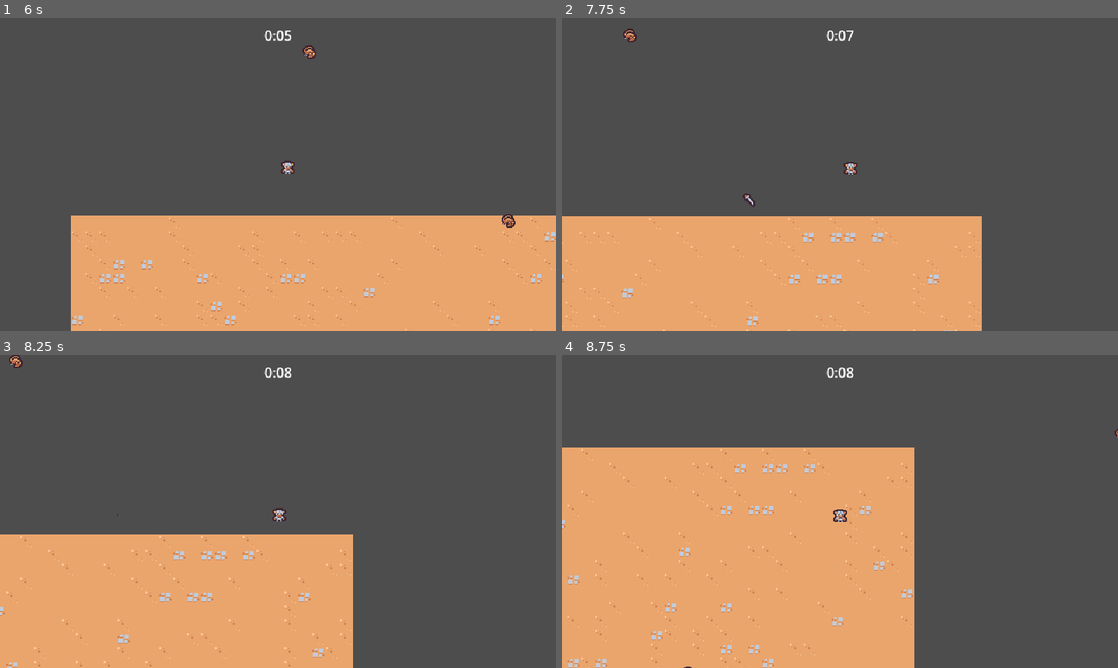
Above: before the commit, frames 1-4 (two rows, left to right).
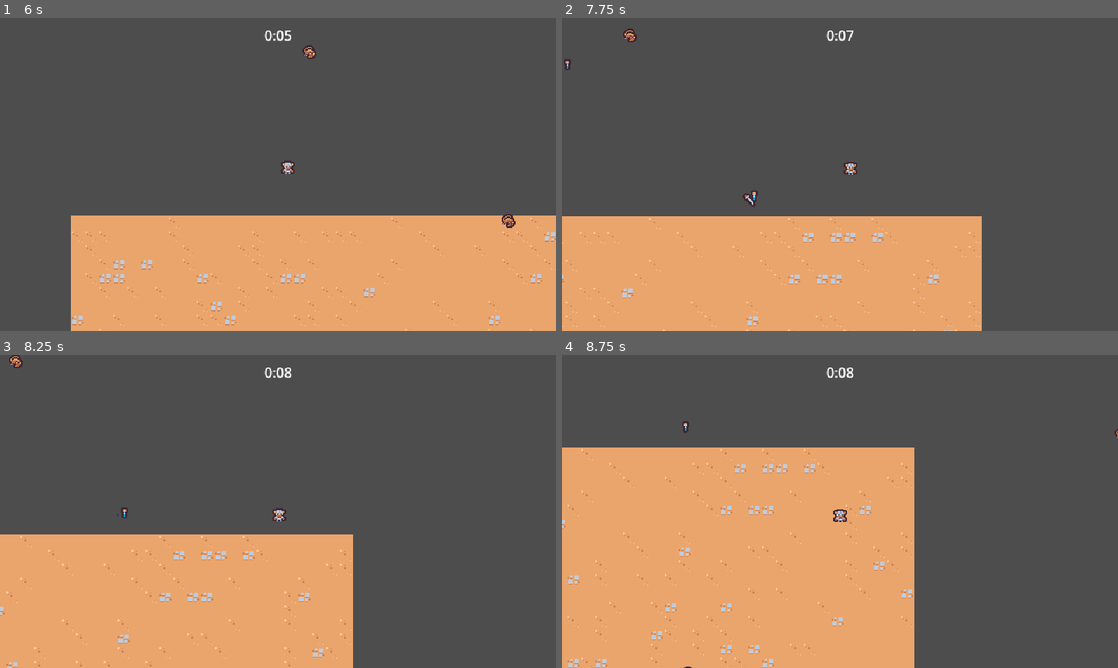
Above: after the commit, the same moments.

Repository: scarlyle0/2d_godot
Game: Godot game, scene res://scenes/main/main.tscn
Same seed, same stepped clock (60 frames per second), same inputs: the game is played once before the commit and once after it.
Inputs:
- Up to frame 1 (6 s): hold W (move_up) 0.53-2.03 s; hold A (move_left) 2.03-3.53 s; hold S (move_down) 3.53-4.28 s; hold Right (move_right) 4.28-5.03 s; hold W (move_up) 5.03-5.78 s; hold Right (move_right) from 5.78 s (still down)
- Up to frame 2 (7.75 s): keep holding Right (move_right)
- Up to frame 3 (8.25 s): release Right (move_right) at 8.03 s; hold S (move_down) from 8.03 s (still down)
- Up to frame 4 (8.75 s): keep holding S (move_down)

Frame 1 is identical in both runs. In frame 2, less than 0.1% of the frame differs, in the area x 0-36%, y 13-59%; in frame 3, less than 0.1%; in frame 4, less than 0.1%.

Commit message:
adding multiple components

Diff:
--- a/game/project.godot
+++ b/game/project.godot
@@ -14,6 +14,10 @@
 run/main_scene="res://scenes/main/main.tscn"
 config/features=PackedStringArray("4.1", "Forward Plus")
 config/icon="res://icon.svg"
+
+[autoload]
+
+GameEvents="*res://scenes/autoload/game_events.tscn"
 
 [display]
 
@@ -56,6 +60,7 @@
 2d_physics/layer_2="Player"
 2d_physics/layer_3="Enemy"
 2d_physics/layer_4="Enemy Collision"
+2d_physics/layer_5="Player Pickup"
 
 [rendering]
 
--- /dev/null
+++ b/game/scenes/autoload/game_events.gd
@@ -0,0 +1,6 @@
+extends Node
+
+signal experience_vial_collected(number: float)
+
+func emit_experience_vial_collected(number: float):
+	experience_vial_collected.emit(number)
--- /dev/null
+++ b/game/scenes/autoload/game_events.tscn
@@ -0,0 +1,6 @@
+[gd_scene load_steps=2 format=3 uid="uid://ca28p1gtd6dtw"]
+
+[ext_resource type="Script" path="res://scenes/autoload/game_events.gd" id="1_gvbxn"]
+
+[node name="GameEvents" type="Node"]
+script = ExtResource("1_gvbxn")
--- a/game/scenes/basic_enemy/basic_enemy.tscn
+++ /dev/null
@@ -1,32 +0,0 @@
-[gd_scene load_steps=5 format=3 uid="uid://by746q1vewypk"]
-
-[ext_resource type="Texture2D" uid="uid://cjhb1wxq0t7wo" path="res://scenes/basic_enemy/basic_enemy.png" id="1_5164l"]
-[ext_resource type="Script" path="res://scenes/basic_enemy/basic_enemy.gd" id="1_vhxi5"]
-
-[sub_resource type="CircleShape2D" id="CircleShape2D_8tjov"]
-radius = 12.0
-
-[sub_resource type="CircleShape2D" id="CircleShape2D_m6gvk"]
-radius = 5.0
-
-[node name="BasicEnemy" type="CharacterBody2D" groups=["enemy"]]
-collision_layer = 8
-collision_mask = 9
-motion_mode = 1
-script = ExtResource("1_vhxi5")
-
-[node name="Area2D" type="Area2D" parent="."]
-collision_layer = 0
-collision_mask = 4
-
-[node name="CollisionShape2D" type="CollisionShape2D" parent="Area2D"]
-position = Vector2(0, -5)
-shape = SubResource("CircleShape2D_8tjov")
-
-[node name="Sprite2D" type="Sprite2D" parent="."]
-texture = ExtResource("1_5164l")
-offset = Vector2(0, -4)
-
-[node name="CollisionShape2D" type="CollisionShape2D" parent="."]
-position = Vector2(0, -5)
-shape = SubResource("CircleShape2D_m6gvk")
--- /dev/null
+++ b/game/scenes/component/health_component.gd
@@ -0,0 +1,22 @@
+extends Node
+class_name HealthComponent
+
+signal died
+
+@export var max_health: float = 10
+var current_health
+
+
+func _ready():
+	current_health = max_health
+
+
+func damage(damage_amount: float):
+	current_health = max(current_health - damage_amount, 0)
+	Callable(check_death).call_deferred()
+
+func check_death():
+	if current_health == 0:
+		died.emit()
+		# Root of scene is owner
+		owner.queue_free()
--- /dev/null
+++ b/game/scenes/component/health_component.tscn
@@ -0,0 +1,6 @@
+[gd_scene load_steps=2 format=3 uid="uid://nnoqfdtqy5b"]
+
+[ext_resource type="Script" path="res://scenes/component/health_component.gd" id="1_7i07g"]
+
+[node name="HealthComponent" type="Node"]
+script = ExtResource("1_7i07g")
--- /dev/null
+++ b/game/scenes/component/vial_drop_component.gd
@@ -0,0 +1,25 @@
+extends Node
+
+@export_range (0, 1) var drop_percent: float = .5
+@export var health_component: Node
+@export var vial_scene: PackedScene
+
+
+func _ready():
+	(health_component as HealthComponent).died.connect(on_died)
+
+
+func on_died():
+	if randf() > drop_percent:
+		return
+
+	if vial_scene == null:
+		return
+
+	if not owner is Node2D:
+		return
+
+	var spawn_position = (owner as Node2D).global_position
+	var vial_instance = vial_scene.instantiate() as Node2D
+	owner.get_parent().add_child(vial_instance)
+	vial_instance.global_position = spawn_position
--- /dev/null
+++ b/game/scenes/component/vial_drop_component.tscn
@@ -0,0 +1,8 @@
+[gd_scene load_steps=3 format=3 uid="uid://bhuc7ay7ui75h"]
+
+[ext_resource type="Script" path="res://scenes/component/vial_drop_component.gd" id="1_c8bx0"]
+[ext_resource type="PackedScene" uid="uid://3o5r6yme2lm0" path="res://scenes/game_object/experience_vial/experience_vial.tscn" id="2_kv4af"]
+
+[node name="VialDropComponent" type="Node"]
+script = ExtResource("1_c8bx0")
+vial_scene = ExtResource("2_kv4af")
--- a/game/scenes/basic_enemy/basic_enemy.gd
+++ b/game/scenes/game_object/basic_enemy/basic_enemy.gd
@@ -2,6 +2,7 @@
 
 const MAX_SPEED = 40
 
+@onready var health_component: HealthComponent = $HealthComponent
 # Called when the node enters the scene tree for the first time.
 func _ready():
 	$Area2D.area_entered.connect(on_area_entered)
@@ -20,4 +21,4 @@
 	return Vector2.ZERO
 
 func on_area_entered(other_area: Area2D):
-	queue_free()
+	health_component.damage(100)
--- /dev/null
+++ b/game/scenes/game_object/basic_enemy/basic_enemy.tscn
@@ -0,0 +1,40 @@
+[gd_scene load_steps=7 format=3 uid="uid://by746q1vewypk"]
+
+[ext_resource type="Texture2D" uid="uid://cjhb1wxq0t7wo" path="res://scenes/game_object/basic_enemy/basic_enemy.png" id="1_5164l"]
+[ext_resource type="Script" path="res://scenes/game_object/basic_enemy/basic_enemy.gd" id="1_vhxi5"]
+[ext_resource type="PackedScene" uid="uid://nnoqfdtqy5b" path="res://scenes/component/health_component.tscn" id="2_qib5a"]
+[ext_resource type="PackedScene" uid="uid://bhuc7ay7ui75h" path="res://scenes/component/vial_drop_component.tscn" id="3_fd0am"]
+
+[sub_resource type="CircleShape2D" id="CircleShape2D_8tjov"]
+radius = 12.0
+
+[sub_resource type="CircleShape2D" id="CircleShape2D_m6gvk"]
+radius = 5.0
+
+[node name="BasicEnemy" type="CharacterBody2D" groups=["enemy"]]
+collision_layer = 8
+collision_mask = 9
+motion_mode = 1
+script = ExtResource("1_vhxi5")
+
+[node name="HealthComponent" parent="." instance=ExtResource("2_qib5a")]
+max_health = 10.0
+
+[node name="VialDropComponent" parent="." node_paths=PackedStringArray("health_component") instance=ExtResource("3_fd0am")]
+health_component = NodePath("../HealthComponent")
+
+[node name="Area2D" type="Area2D" parent="."]
+collision_layer = 0
+collision_mask = 4
+
+[node name="CollisionShape2D" type="CollisionShape2D" parent="Area2D"]
+position = Vector2(0, -5)
+shape = SubResource("CircleShape2D_8tjov")
+
+[node name="Sprite2D" type="Sprite2D" parent="."]
+texture = ExtResource("1_5164l")
+offset = Vector2(0, -4)
+
+[node name="CollisionShape2D" type="CollisionShape2D" parent="."]
+position = Vector2(0, -5)
+shape = SubResource("CircleShape2D_m6gvk")
--- /dev/null
+++ b/game/scenes/game_object/experience_vial/experience_vial.gd
@@ -0,0 +1,11 @@
+extends Node2D
+
+
+# Called when the node enters the scene tree for the first time.
+func _ready():
+	$Area2D.area_entered.connect(on_area_entered)
+
+
+func on_area_entered(other_area: Area2D):
+	GameEvents.emit_experience_vial_collected(1)
+	queue_free()
--- /dev/null
+++ b/game/scenes/game_object/experience_vial/experience_vial.tscn
@@ -0,0 +1,20 @@
+[gd_scene load_steps=4 format=3 uid="uid://3o5r6yme2lm0"]
+
+[ext_resource type="Script" path="res://scenes/game_object/experience_vial/experience_vial.gd" id="1_bi122"]
+[ext_resource type="Texture2D" uid="uid://2kptbh86wadl" path="res://scenes/game_object/experience_vial/experience_vial.png" id="1_egokf"]
+
+[sub_resource type="CircleShape2D" id="CircleShape2D_ntpiq"]
+radius = 16.0
+
+[node name="ExperienceVial" type="Node2D"]
+script = ExtResource("1_bi122")
+
+[node name="Area2D" type="Area2D" parent="."]
+collision_layer = 0
+collision_mask = 16
+
+[node name="CollisionShape2D" type="CollisionShape2D" parent="Area2D"]
+shape = SubResource("CircleShape2D_ntpiq")
+
+[node name="Sprite2D" type="Sprite2D" parent="."]
+texture = ExtResource("1_egokf")
--- a/game/scenes/game_camera/game_camera.tscn
+++ b/game/scenes/game_object/game_camera/game_camera.tscn
@@ -1,6 +1,6 @@
 [gd_scene load_steps=2 format=3 uid="uid://da201tlawl3qp"]
 
-[ext_resource type="Script" path="res://scenes/game_camera/game_camera.gd" id="1_wvufv"]
+[ext_resource type="Script" path="res://scenes/game_object/game_camera/game_camera.gd" id="1_wvufv"]
 
 [node name="GameCamera" type="Camera2D"]
 script = ExtResource("1_wvufv")
--- a/game/scenes/player/player.tscn
+++ b/game/scenes/game_object/player/player.tscn
@@ -1,8 +1,11 @@
-[gd_scene load_steps=5 format=3 uid="uid://cw5b4yw0bvojx"]
+[gd_scene load_steps=6 format=3 uid="uid://cw5b4yw0bvojx"]
 
-[ext_resource type="Script" path="res://scenes/player/player.gd" id="1_ra31t"]
-[ext_resource type="Texture2D" uid="uid://c4tiewxubh5en" path="res://scenes/player/player.png" id="1_ty772"]
+[ext_resource type="Script" path="res://scenes/game_object/player/player.gd" id="1_ra31t"]
+[ext_resource type="Texture2D" uid="uid://c4tiewxubh5en" path="res://scenes/game_object/player/player.png" id="1_ty772"]
 [ext_resource type="PackedScene" uid="uid://e33km1c35vrc" path="res://scenes/ability/sword_ability_controller/sword_ability_controller.tscn" id="2_n8emd"]
+
+[sub_resource type="CircleShape2D" id="CircleShape2D_stf0s"]
+radius = 16.0
 
 [sub_resource type="CircleShape2D" id="CircleShape2D_4y617"]
 radius = 5.0
@@ -16,6 +19,14 @@
 
 [node name="SwordAbilityController" parent="AbilityManager" instance=ExtResource("2_n8emd")]
 
+[node name="Area2D" type="Area2D" parent="."]
+position = Vector2(0, -5)
+collision_layer = 16
+collision_mask = 0
+
+[node name="CollisionShape2D" type="CollisionShape2D" parent="Area2D"]
+shape = SubResource("CircleShape2D_stf0s")
+
 [node name="Sprite2D" type="Sprite2D" parent="."]
 texture = ExtResource("1_ty772")
 offset = Vector2(0, -8)
--- a/game/scenes/main/main.tscn
+++ b/game/scenes/main/main.tscn
@@ -1,11 +1,12 @@
-[gd_scene load_steps=7 format=3 uid="uid://onl1mwva4kyc"]
+[gd_scene load_steps=8 format=3 uid="uid://onl1mwva4kyc"]
 
-[ext_resource type="PackedScene" uid="uid://da201tlawl3qp" path="res://scenes/game_camera/game_camera.tscn" id="1_23d6t"]
+[ext_resource type="PackedScene" uid="uid://da201tlawl3qp" path="res://scenes/game_object/game_camera/game_camera.tscn" id="1_23d6t"]
 [ext_resource type="TileSet" uid="uid://x6l3sni8pqn4" path="res://resources/tileset.tres" id="1_38txe"]
 [ext_resource type="PackedScene" uid="uid://dk17hkurpg8rc" path="res://scenes/ui/arena_time_ui.tscn" id="1_eonco"]
-[ext_resource type="PackedScene" uid="uid://cw5b4yw0bvojx" path="res://scenes/player/player.tscn" id="1_g418y"]
+[ext_resource type="PackedScene" uid="uid://cw5b4yw0bvojx" path="res://scenes/game_object/player/player.tscn" id="1_g418y"]
 [ext_resource type="PackedScene" uid="uid://pn48l476a5cb" path="res://scenes/manager/enemy_manager.tscn" id="1_kkikx"]
 [ext_resource type="PackedScene" uid="uid://dp4ajsuqsbnpn" path="res://scenes/manager/arena_time_manager.tscn" id="2_t7lrv"]
+[ext_resource type="PackedScene" uid="uid://btqqsk3e5fbd0" path="res://scenes/manager/experience_manager.tscn" id="4_ty8s6"]
 
 [node name="Main" type="Node"]
 
@@ -15,6 +16,8 @@
 [node name="ArenaTimeManager" parent="." instance=ExtResource("2_t7lrv")]
 
 [node name="EnemyManager" parent="." instance=ExtResource("1_kkikx")]
+
+[node name="ExperienceManager" parent="." instance=ExtResource("4_ty8s6")]
 
 [node name="GameCamera" parent="." instance=ExtResource("1_23d6t")]
 
--- a/game/scenes/manager/enemy_manager.tscn
+++ b/game/scenes/manager/enemy_manager.tscn
@@ -1,7 +1,7 @@
 [gd_scene load_steps=3 format=3 uid="uid://pn48l476a5cb"]
 
 [ext_resource type="Script" path="res://scenes/manager/enemy_manager.gd" id="1_7l18w"]
-[ext_resource type="PackedScene" uid="uid://by746q1vewypk" path="res://scenes/basic_enemy/basic_enemy.tscn" id="2_vqmsb"]
+[ext_resource type="PackedScene" uid="uid://by746q1vewypk" path="res://scenes/game_object/basic_enemy/basic_enemy.tscn" id="2_vqmsb"]
 
 [node name="EnemyManager" type="Node"]
 script = ExtResource("1_7l18w")
--- /dev/null
+++ b/game/scenes/manager/experience_manager.gd
@@ -0,0 +1,14 @@
+extends Node
+
+var current_experience = 0
+
+func _ready():
+	GameEvents.experience_vial_collected.connect(on_experience_vial_collected)
+
+func increment_experience(number: float):
+	current_experience += number
+	print(current_experience)
+
+
+func on_experience_vial_collected(number: float):
+	increment_experience(number)
--- /dev/null
+++ b/game/scenes/manager/experience_manager.tscn
@@ -0,0 +1,6 @@
+[gd_scene load_steps=2 format=3 uid="uid://btqqsk3e5fbd0"]
+
+[ext_resource type="Script" path="res://scenes/manager/experience_manager.gd" id="1_d3ocm"]
+
+[node name="ExperienceManager" type="Node"]
+script = ExtResource("1_d3ocm")
Renamed: game/scenes/basic_enemy/basic_enemy.png -> game/scenes/game_object/basic_enemy/basic_enemy.png
Not shown, changed: game/scenes/game_object/basic_enemy/basic_enemy.png.import
Binary file added: game/scenes/game_object/experience_vial/experience_vial.png
Not shown, added: game/scenes/game_object/experience_vial/experience_vial.png.import
Renamed: game/scenes/game_camera/game_camera.gd -> game/scenes/game_object/game_camera/game_camera.gd
Renamed: game/scenes/player/player.gd -> game/scenes/game_object/player/player.gd
Renamed: game/scenes/player/player.png -> game/scenes/game_object/player/player.png
Not shown, changed: game/scenes/game_object/player/player.png.import
